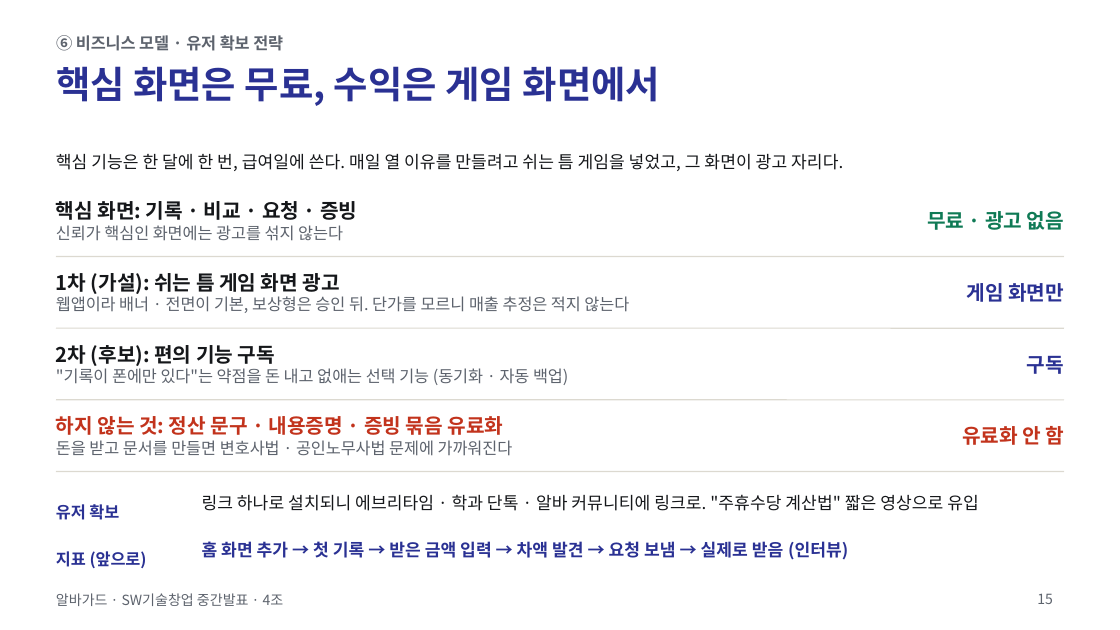
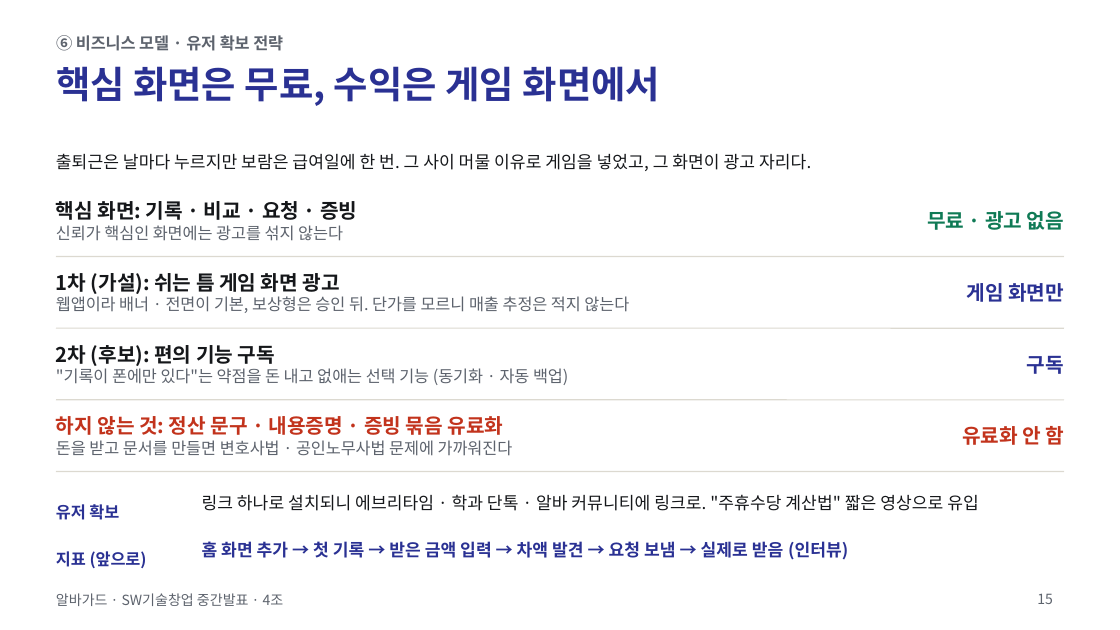
Before and after one commit to jihooni217/albaguard, a slide deck: slide 15 of docs/06_중간발표_PPT.pptx. Drawn at 1120x630 pixels with LibreOffice and Linux fonts; fonts in the diff are those of the drawing. Boxes give left, top, right and bottom in pixels: in the first picture for what was removed or moved away, otherwise in the second. Text is boxed around its words. In the diff, an @@ line names an element or a change of style, - is before the commit and + after.

```diff
--- a/docs/06_중간발표_PPT.pptx
+++ b/docs/06_중간발표_PPT.pptx
@@ text at <box>56,153,811,171</box>: text changed @@
-핵심 기능은 한 달에 한 번, 급여일에 쓴다. 매일 열 이유를 만들려고 쉬는 틈 게임을 넣었고, 그 화면이 광고 자리다.
+출퇴근은 날마다 누르지만 보람은 급여일에 한 번. 그 사이 머물 이유로 게임을 넣었고, 그 화면이 광고 자리다.
```
Also in this commit, not shown: 11 other slides changed, 6 other files.
